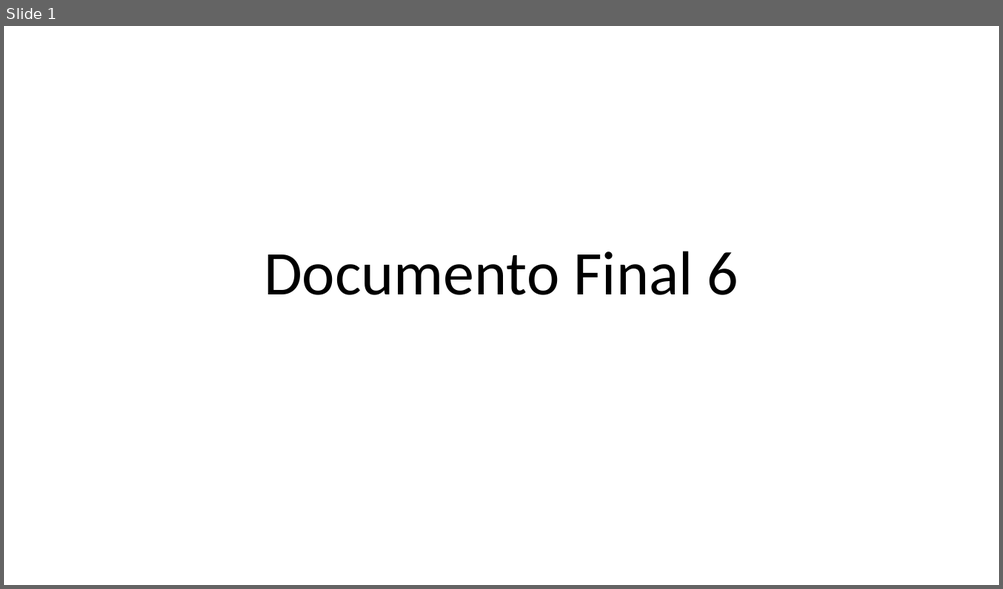
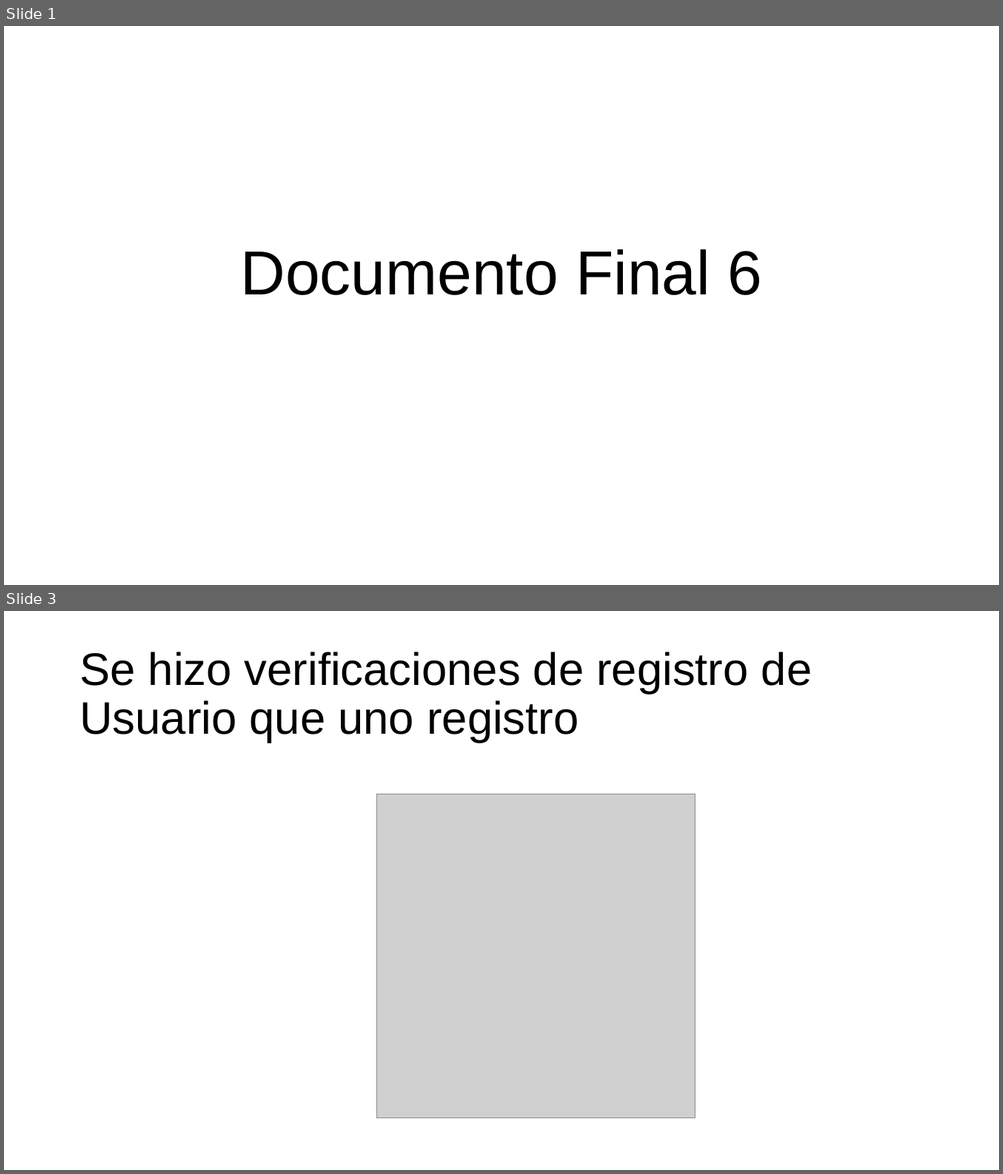
Before and after one commit to Nico2002345/PaginaIngSoftware, a slide deck: assets/docs/Documento_Final_6.pptx. Shown one above the other, each under a label of ours: slide 1 before the commit, slides 1 and 3 after it; the slides between them are not shown. The pictures are 1003x589 and 1003x1174 pixels, drawn with LibreOffice and Linux fonts; fonts in the diff are those of the drawing; grey boxes stand for pictures. Boxes give left, top, right and bottom in pixels: in the first picture for what was removed or moved away, otherwise in the second. Text is boxed around its words. In the diff, an @@ line names an element or a change of style, - is before the commit and + after.

```diff
--- a/assets/docs/Documento_Final_6.pptx
+++ b/assets/docs/Documento_Final_6.pptx
@@ slide 3 added at [4,611,999,1170], background #FFFFFF @@
@@ title added at [79,652,811,743], 44 pt, text #000000 @@
+Se hizo verificaciones de registro de Usuario que uno registro
@@ picture added at [376,794,695,1119] @@
@@ slide 1 changed as well @@
@@ title "Documento Final 6" at [240,249,762,295]: font Calibri to Arial @@
```
Also in this commit, not shown: 8 other slides added, 2 slides removed.
